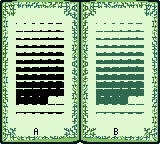
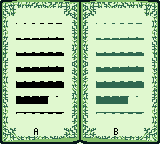
Layers edited between the first and the second 160 × 144 image:
added layer "backup copy" above "backup" over [16, 30, 144, 105]
